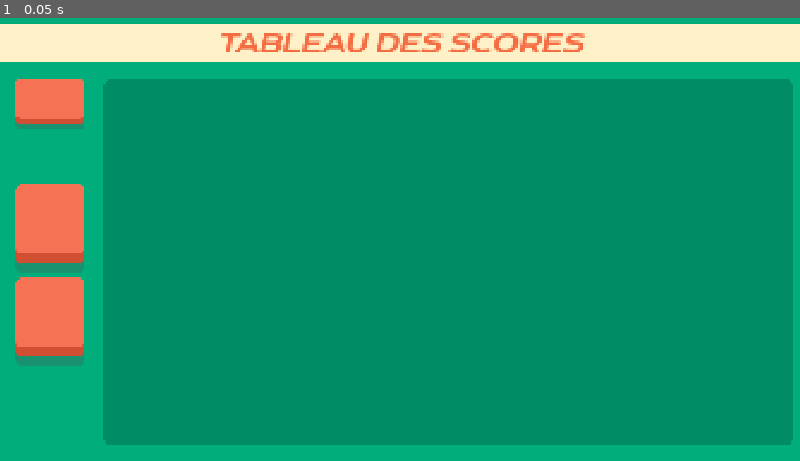
Above: before the commit, frame 1.
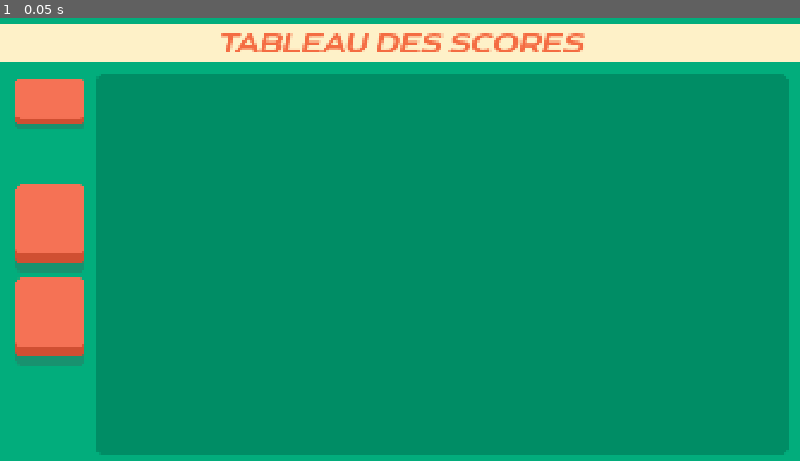
Above: after the commit, the same moment.

Repository: VeryKoolGames/ace_electromenager
Game: Godot game, scene res://Assets/Scenes/Main/leaderboard.tscn
Same seed, same stepped clock (60 frames per second), same inputs: the game is played once before the commit and once after it. This scene is started directly instead of the project's main scene.
Inputs:
- Up to frame 1 (0.05 s): no input

The runs differ from the first frame. In frame 1, 4.1% of the frame differs, in the area x 12-100%, y 12-99%.

Commit message:
quick fix on leaderboard ui size

Diff:
--- a/Assets/Scenes/Main/leaderboard.tscn
+++ b/Assets/Scenes/Main/leaderboard.tscn
@@ -69,13 +69,12 @@
 anchors_preset = 15
 anchor_right = 1.0
 anchor_bottom = 1.0
-offset_right = 30.0
 grow_horizontal = 2
 grow_vertical = 2
-theme_override_constants/margin_left = 250
-theme_override_constants/margin_top = 150
-theme_override_constants/margin_right = 50
-theme_override_constants/margin_bottom = 50
+theme_override_constants/margin_left = 230
+theme_override_constants/margin_top = 140
+theme_override_constants/margin_right = 30
+theme_override_constants/margin_bottom = 30
 script = ExtResource("3_mrngu")
 leaderboard_line_scene = ExtResource("6_o2pn0")
 self_leaderboard_line_scene = ExtResource("5_q2rrb")
--- a/Assets/Scenes/Main/main.tscn
+++ b/Assets/Scenes/Main/main.tscn
@@ -369,6 +369,7 @@
 
 [node name="PlayerPos" type="Control" parent="ResponsiveLayer"]
 layout_mode = 3
+anchors_preset = 7
 anchor_left = 0.5
 anchor_top = 1.0
 anchor_right = 0.5
@@ -384,6 +385,7 @@
 
 [node name="NestPos" type="Control" parent="ResponsiveLayer"]
 layout_mode = 3
+anchors_preset = 8
 anchor_left = 0.5
 anchor_top = 0.5
 anchor_right = 0.5
@@ -402,6 +404,7 @@
 
 [node name="RefPos" type="Control" parent="ResponsiveLayer"]
 layout_mode = 3
+anchors_preset = 6
 anchor_left = 1.0
 anchor_top = 0.5
 anchor_right = 1.0
@@ -443,6 +446,7 @@
 
 [node name="LeftWall" type="Control" parent="ResponsiveLayer/Walls"]
 layout_mode = 3
+anchors_preset = 4
 anchor_top = 0.5
 anchor_bottom = 0.5
 offset_left = 140.0
@@ -458,6 +462,7 @@
 
 [node name="RightWall" type="Control" parent="ResponsiveLayer/Walls"]
 layout_mode = 3
+anchors_preset = 6
 anchor_left = 1.0
 anchor_top = 0.5
 anchor_right = 1.0
@@ -473,6 +478,7 @@
 
 [node name="TopWall" type="Control" parent="ResponsiveLayer/Walls"]
 layout_mode = 3
+anchors_preset = 5
 anchor_left = 0.5
 anchor_right = 0.5
 offset_left = -20.0
@@ -552,10 +558,10 @@
 anchor_top = 0.5
 anchor_right = 1.0
 anchor_bottom = 0.5
-offset_left = -137.0
-offset_top = -515.0
-offset_right = 138.0
-offset_bottom = -424.0
+offset_left = 2030.0
+offset_top = -45.5
+offset_right = 2305.0
+offset_bottom = 45.5
 grow_horizontal = 2
 grow_vertical = 2
 texture = ExtResource("6_swae5")
@@ -580,9 +586,9 @@
 anchors_preset = 2
 anchor_top = 1.0
 anchor_bottom = 1.0
-offset_left = 76.0
+offset_left = -764.0
 offset_top = -448.0
-offset_right = 665.0
+offset_right = -175.0
 grow_vertical = 0
 theme_override_constants/separation = 20
 alignment = 1
@@ -634,9 +640,9 @@
 [node name="Star" type="Control" parent="ResponsiveLayer/EndGameUI"]
 custom_minimum_size = Vector2(500, 500)
 anchors_preset = 0
-offset_left = 40.0
+offset_left = -765.0
 offset_top = 152.0
-offset_right = 540.0
+offset_right = -265.0
 offset_bottom = 652.0
 rotation = -0.0872665
 
@@ -707,9 +713,9 @@
 anchor_right = 0.5
 anchor_bottom = 1.0
 offset_left = -60.0
-offset_top = 170.0
+offset_top = -952.0
 offset_right = 851.0
-offset_bottom = -65.0
+offset_bottom = -1187.0
 grow_horizontal = 2
 grow_vertical = 2
 theme_override_styles/panel = SubResource("StyleBoxTexture_iyic7")
